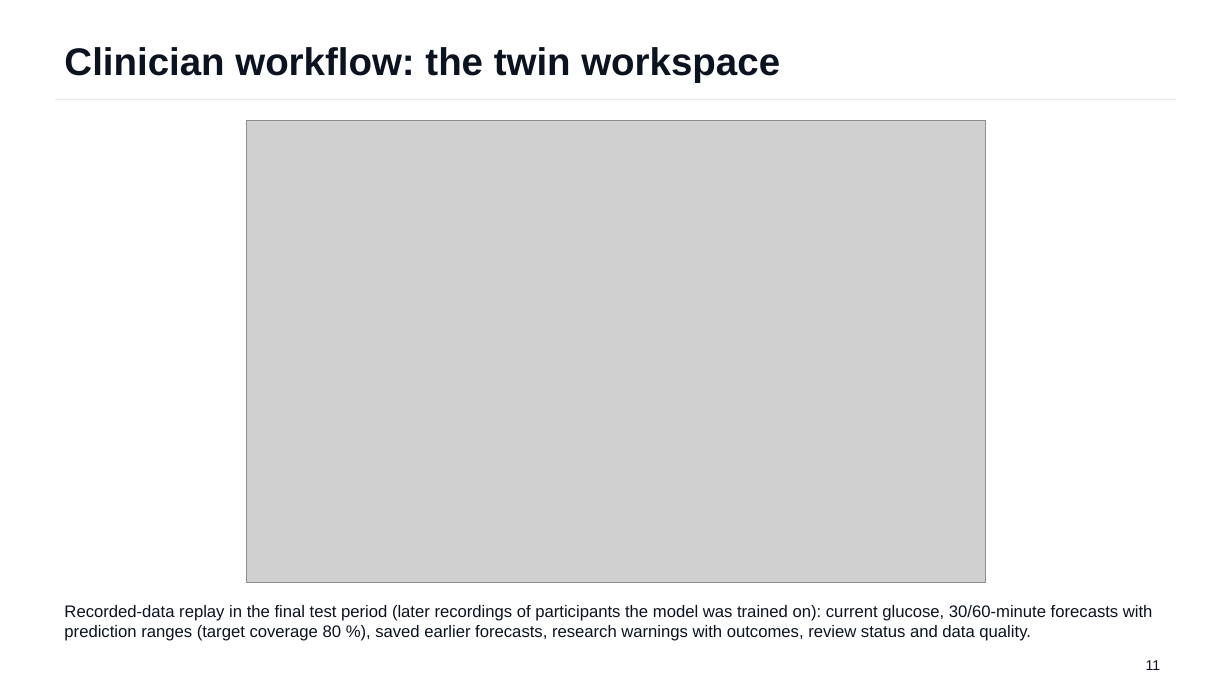
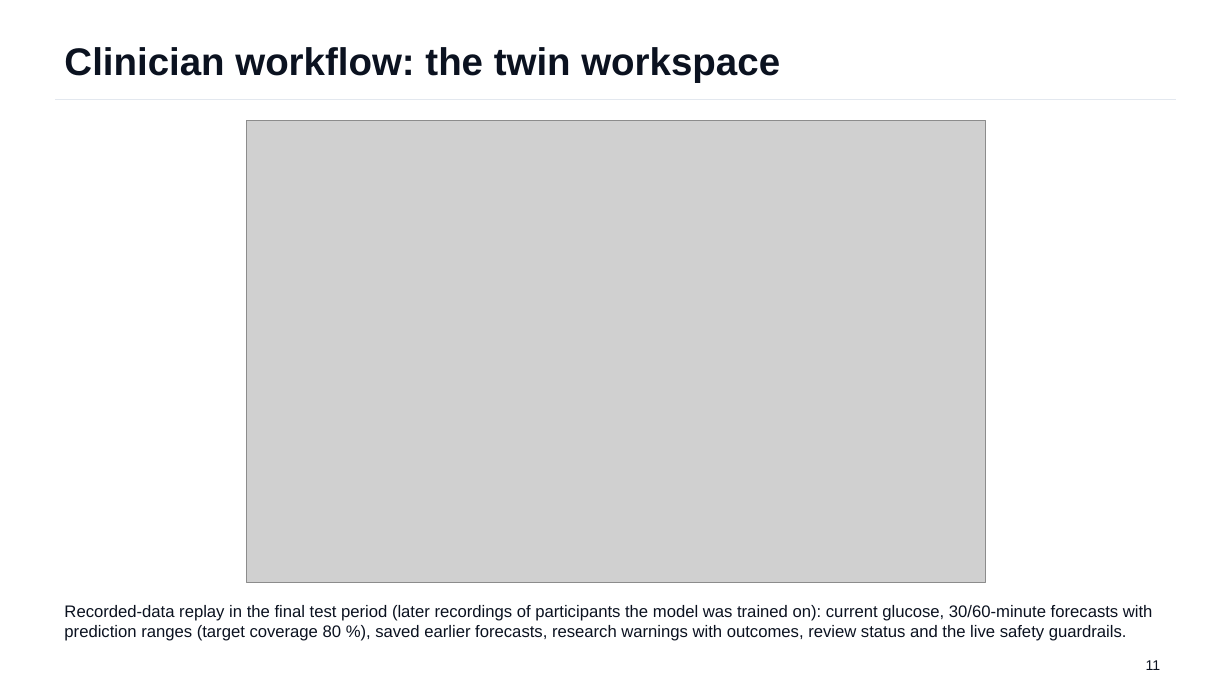
Before and after one commit to Avi36005/DigitalTwin-Challenge-Kryptonite, a slide deck: slide 11 of docs/submission/GlucoTwin_Presentation.pptx. Drawn at 1232x693 pixels with LibreOffice and Linux fonts; fonts in the diff are those of the drawing; grey boxes stand for pictures. Boxes give left, top, right and bottom in pixels: in the first picture for what was removed or moved away, otherwise in the second. Text is boxed around its words. In the diff, an @@ line names an element or a change of style, - is before the commit and + after.

Commit message:
research: two-hour benchmark results; deck, README and demo script updated
gt-2h-2026-10-20 (D-043), assessed once on people held out: the rule's choice (CGM-only Ridge or LightGBM per fold)
reached 30.6 mg/dL MAE at 120 min vs 35.9 for persistence (better for 14 of 14); the 120-minute warning caught 315
of 329 onsets at 1.62 false alarms per observed day with a median forecast lead of 15 min (IQR 5-65); ranges covered
76.5 % against 80 %. Profile (EHR-like) inputs again showed no reliable benefit at 120 min. Online/offline parity of
the packaged candidate passed. Nothing promoted; the demo model is unchanged.

README: a labelled two-hour row in Results at a glance and the 120-minute profile result in the fusion section.
Deck (23 slides): new "Safety guardrails built into the twin" (13) and "Research: warning two hours ahead" (19),
generated from the saved summary. Presentation outline renumbered. Demo script rewritten demo-first: about 12
minutes in the live app, including the guardrails readout, and about 8 minutes of slides.

```diff
--- a/docs/submission/GlucoTwin_Presentation.pptx
+++ b/docs/submission/GlucoTwin_Presentation.pptx
@@ text at (64, 605, 1153, 641): text changed @@
-Recorded-data replay in the final test period (later recordings of participants the model was trained on): current glucose, 30/60-minute forecasts with prediction ranges (target coverage 80 %), saved earlier forecasts, research warnings with outcomes, review status and data quality.
+Recorded-data replay in the final test period (later recordings of participants the model was trained on): current glucose, 30/60-minute forecasts with prediction ranges (target coverage 80 %), saved earlier forecasts, research warnings with outcomes, review status and the live safety guardrails.
```
Also in this commit, not shown: 9 other slides changed, 2 slides added, 9 other files.
